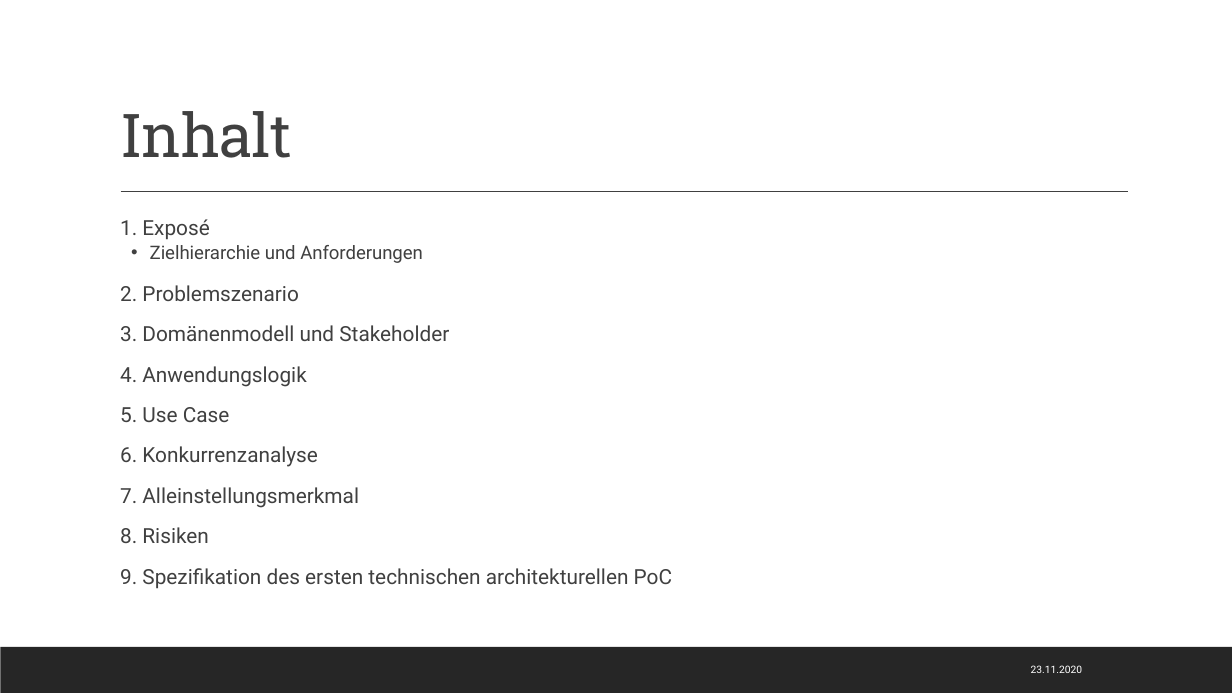
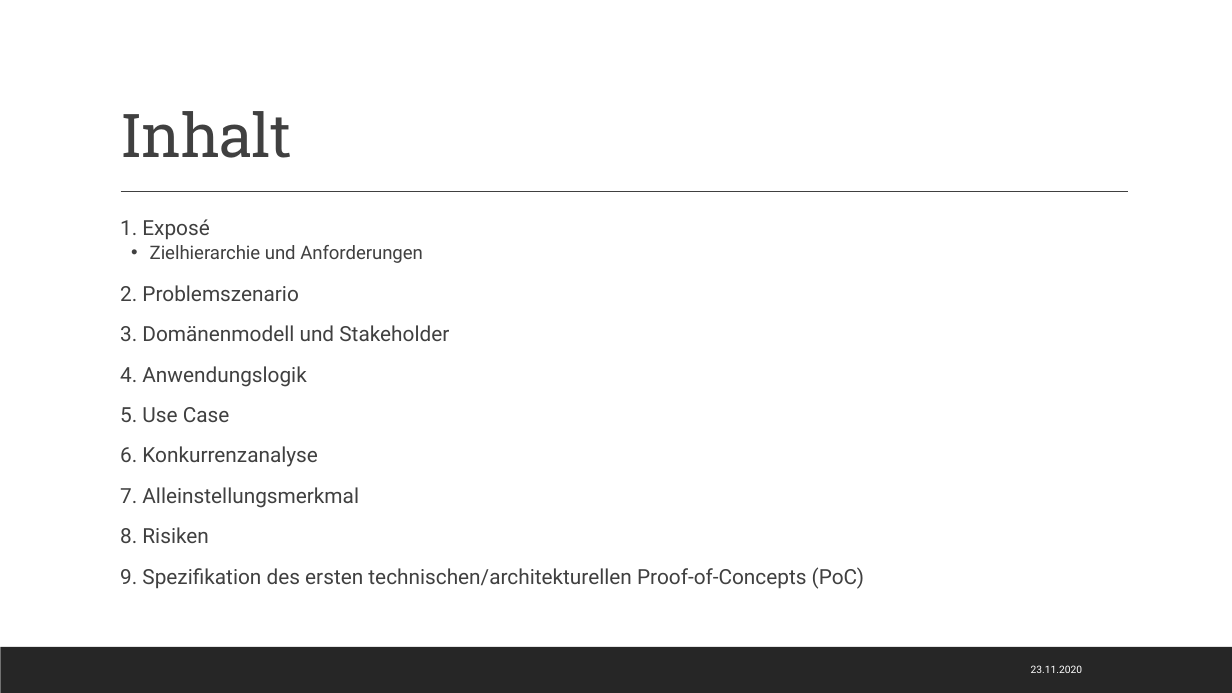
Before and after one commit to Kplacken/EPWS2020SerttasPlackenhohn, a slide deck: slide 3 of Audit 1/Life‘s Good.pptx. Drawn at 1232x693 pixels with LibreOffice and Linux fonts; fonts in the diff are those of the drawing. Boxes give left, top, right and bottom in pixels: in the first picture for what was removed or moved away, otherwise in the second. Text is boxed around its words. In the diff, an @@ line names an element or a change of style, - is before the commit and + after.

```diff
--- a/Audit 1/Life‘s Good.pptx
+++ b/Audit 1/Life‘s Good.pptx
@@ text at [120,567,864,589]: text changed @@
-  9. Spezifikation des ersten technischen architekturellen PoC
+  9. Spezifikation des ersten technischen/architekturellen Proof-of-Concepts (PoC)
```
Also in this commit, not shown: 2 other slides changed.
